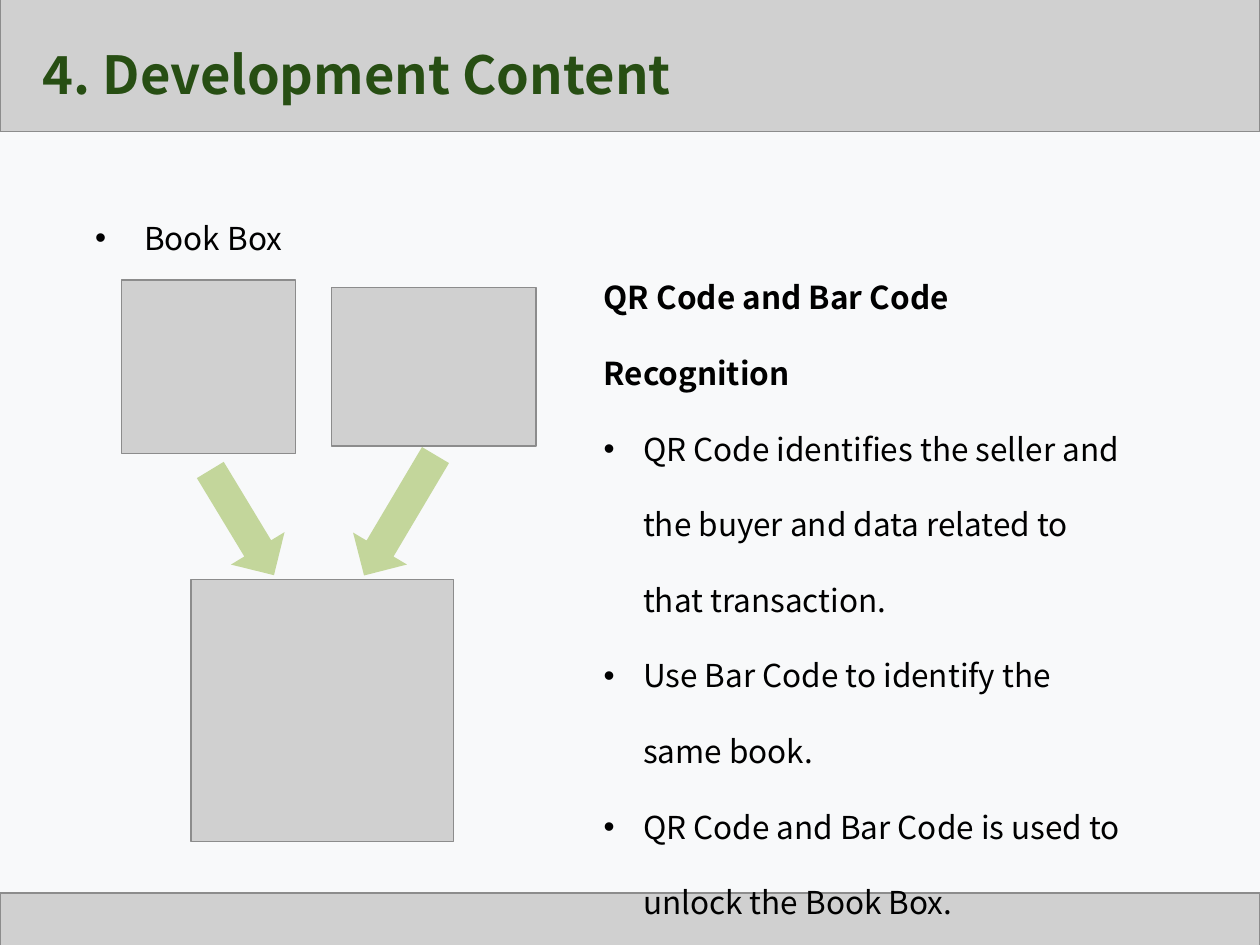
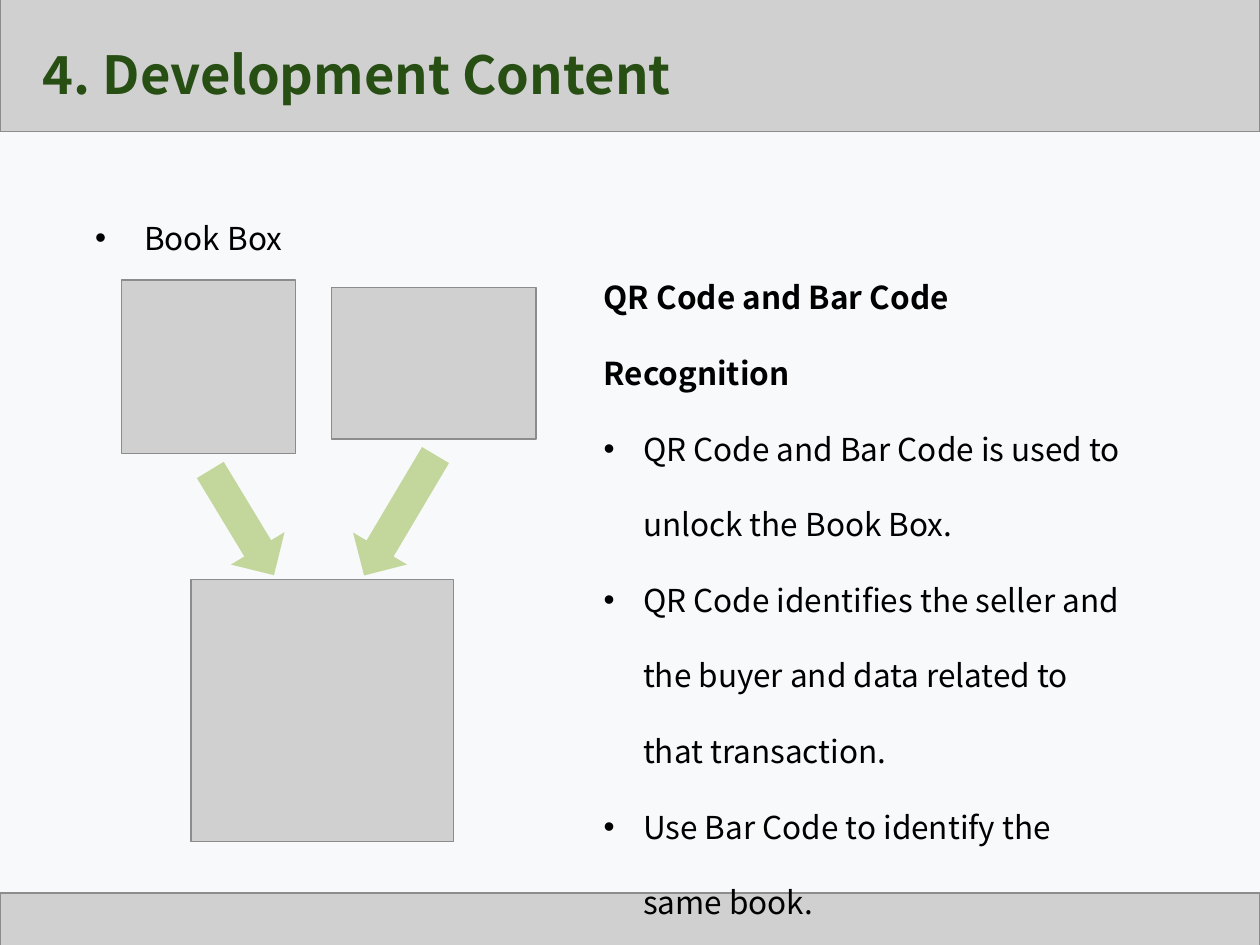
Before and after one commit to Team-GoNaMi/Docs, a slide deck: slide 17 of PPT/Team1_Presentation Material_3rd Week.pptx (slide 13 before the commit). Drawn at 1260x945 pixels with LibreOffice and Linux fonts; fonts in the diff are those of the drawing; grey boxes stand for pictures. Boxes give left, top, right and bottom in pixels: in the first picture for what was removed or moved away, otherwise in the second. Text is boxed around its words. In the diff, an @@ line names an element or a change of style, - is before the commit and + after.

```diff
--- a/PPT/Team1_Presentation Material_3rd Week.pptx
+++ b/PPT/Team1_Presentation Material_3rd Week.pptx
@@ picture: place and size @@
-picture at (331, 287, 536, 446)
+picture at (331, 287, 536, 438)
@@ text at (643, 436, 1119, 537): paragraph added @@
+• QR Code and Bar Code is used to unlock the Book Box.
@@ text at (643, 814, 1119, 915): paragraph removed @@
-• QR Code and Bar Code is used to unlock the Book Box.
```
Also in this commit, not shown: 15 other slides changed, 6 slides added, 1 other file.
